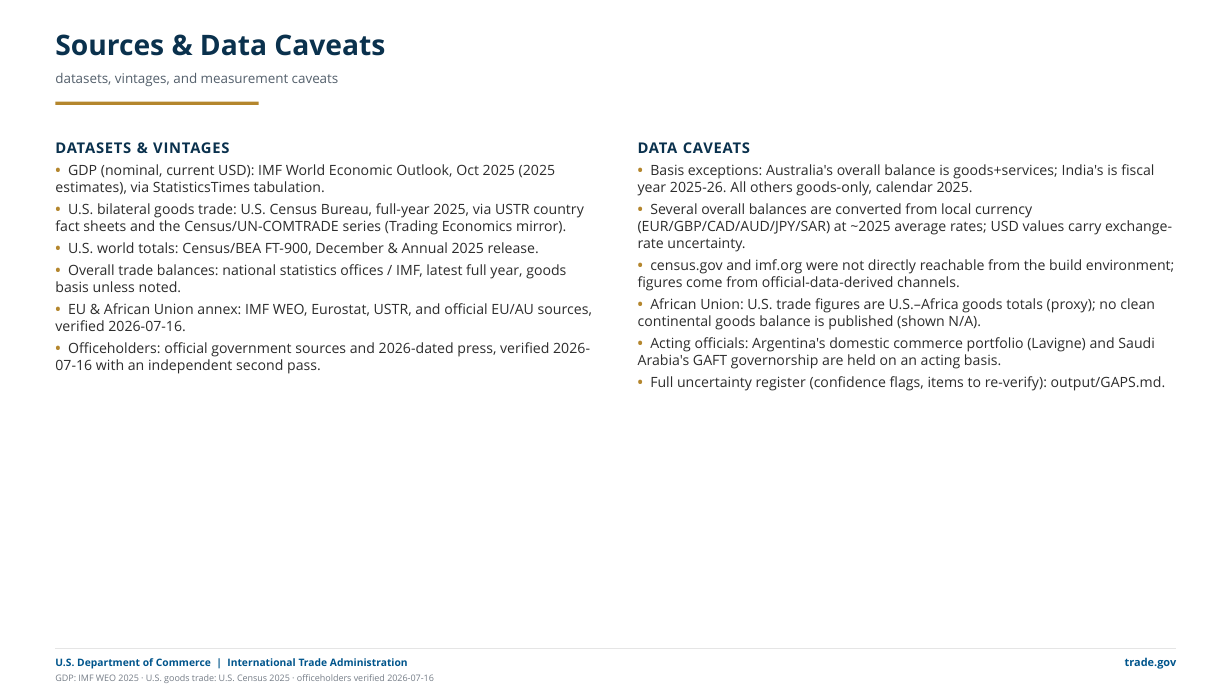
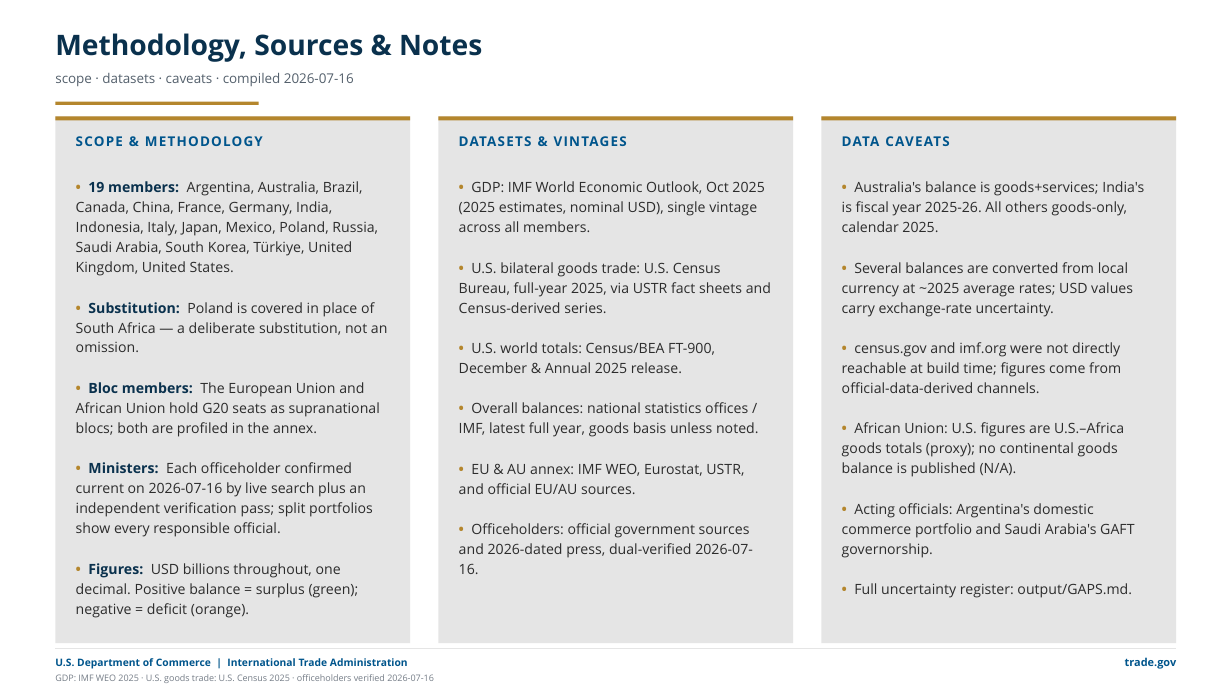
Before and after one commit to jsilbs18-cloud/Photo, a slide deck: slide 25 of output/g20-ministers-trade-deck.pptx (slide 26 before the commit). Drawn at 1232x693 pixels with LibreOffice and Linux fonts; fonts in the diff are those of the drawing. Boxes give left, top, right and bottom in pixels: in the first picture for what was removed or moved away, otherwise in the second. Text is boxed around its words. In the diff, an @@ line names an element or a change of style, - is before the commit and + after.

```diff
--- a/output/g20-ministers-trade-deck.pptx
+++ b/output/g20-ministers-trade-deck.pptx
@@ text added at [55,33,482,62], 22 pt, text #0A314D, bold @@
+Methodology, Sources & Notes
@@ text at [55,73,354,86]: text changed @@
-datasets, vintages, and measurement caveats
+scope · datasets · caveats · compiled 2026-07-16
@@ rectangle added at [55,116,410,643], fill #E5E5E5 @@
@@ rectangle added at [55,116,410,120], fill #B4862D @@
@@ rectangle added at [438,116,793,643], fill #E5E5E5 @@
@@ rectangle added at [438,116,793,120], fill #B4862D @@
@@ rectangle added at [822,116,1177,643], fill #E5E5E5 @@
@@ rectangle added at [822,116,1177,120], fill #B4862D @@
@@ text added at [76,136,263,146], 10.5 pt, text #00558C, bold @@
+SCOPE & METHODOLOGY
@@ text added at [459,136,627,146], 10.5 pt, text #00558C, bold @@
+DATASETS & VINTAGES
@@ text at [842,136,949,146]: text changed; size 22 to 10.5 pt; text colour #0A314D to #00558C @@
-Sources & Data Caveats
+DATA CAVEATS
@@ text "• GDP: IMF World Economic ...": place and size @@
-text "• GDP: IMF World Economic ..." at [55,142,592,374]
+text "• GDP: IMF World Economic ..." at [459,181,771,574]
@@ text added at [76,181,387,618], 11 pt, text #2C2C2C @@
+• 19 members: Argentina, Australia, Brazil, Canada, China, France, Germany, India, Indonesia, Italy, Japan, Mexico, Poland, Russia, Saudi Arabia, South Korea, Türkiye, United Kingdom, United States.
+• Substitution: Poland is covered in place of South Africa — a deliberate substitution, not an omission.
+• Bloc members: The European Union and African Union hold G20 seats as supranational blocs; both are profiled in the annex.
+• Ministers: Each officeholder confirmed current on 2026-07-16 by live search plus an independent verification pass; split portfolios show every responsible official.
+• Figures: USD billions throughout, one decimal. Positive balance = surplus (green); negative = deficit (orange).
@@ text at [459,181,771,313]: text changed @@
-DATASETS & VINTAGES
-• GDP (nominal, current USD): IMF World Economic Outlook, Oct 2025 (2025 estimates), via StatisticsTimes tabulation.
-• U.S. bilateral goods trade: U.S. Census Bureau, full-year 2025, via USTR country fact sheets and the Census/UN-COMTRADE series (Trading Economics mirror).
+• GDP: IMF World Economic Outlook, Oct 2025 (2025 estimates, nominal USD), single vintage across all members.
+• U.S. bilateral goods trade: U.S. Census Bureau, full-year 2025, via USTR fact sheets and Census-derived series.
@@ text at [842,181,1144,598]: text changed @@
-DATA CAVEATS
-• Basis exceptions: Australia's overall balance is goods+services; India's is fiscal year 2025-26. All others goods-only, calendar 2025.
-• Several overall balances are converted from local currency (EUR/GBP/CAD/AUD/JPY/SAR) at ~2025 average rates; USD values carry exchange-rate uncertainty.
-• census.gov and imf.org were not directly reachable from the build environment; figures come from official-data-derived channels.
-• African Union: U.S. trade figures are U.S.–Africa goods totals (proxy); no clean continental goods balance is published (shown N/A).
-• Acting officials: Argentina's domestic commerce portfolio (Lavigne) and Saudi Arabia's GAFT governorship are held on an acting basis.
-• Full uncertainty register (confidence flags, items to re-verify): output/GAPS.md.
+• Australia's balance is goods+services; India's is fiscal year 2025-26. All others goods-only, calendar 2025.
+• Several balances are converted from local currency at ~2025 average rates; USD values carry exchange-rate uncertainty.
+• census.gov and imf.org were not directly reachable at build time; figures come from official-data-derived channels.
+• African Union: U.S. figures are U.S.–Africa goods totals (proxy); no continental goods balance is published (N/A).
+• Acting officials: Argentina's domestic commerce portfolio and Saudi Arabia's GAFT governorship.
+• Full uncertainty register: output/GAPS.md.
@@ text at [459,342,715,373]: line spacing 1 to 1.18; more space between paragraphs @@
@@ text at [459,402,759,574]: text changed @@
-• Overall trade balances: national statistics offices / IMF, latest full year, goods basis unless noted.
-• EU & African Union annex: IMF WEO, Eurostat, USTR, and official EU/AU sources, verified 2026-07-16.
-• Officeholders: official government sources and 2026-dated press, verified 2026-07-16 with an independent second pass.
+• Overall balances: national statistics offices / IMF, latest full year, goods basis unless noted.
+• EU & AU annex: IMF WEO, Eurostat, USTR, and official EU/AU sources.
+• Officeholders: official government sources and 2026-dated press, dual-verified 2026-07-16.
```
Also in this commit, not shown: 22 other slides changed, 1 slide removed, 39 other files.
